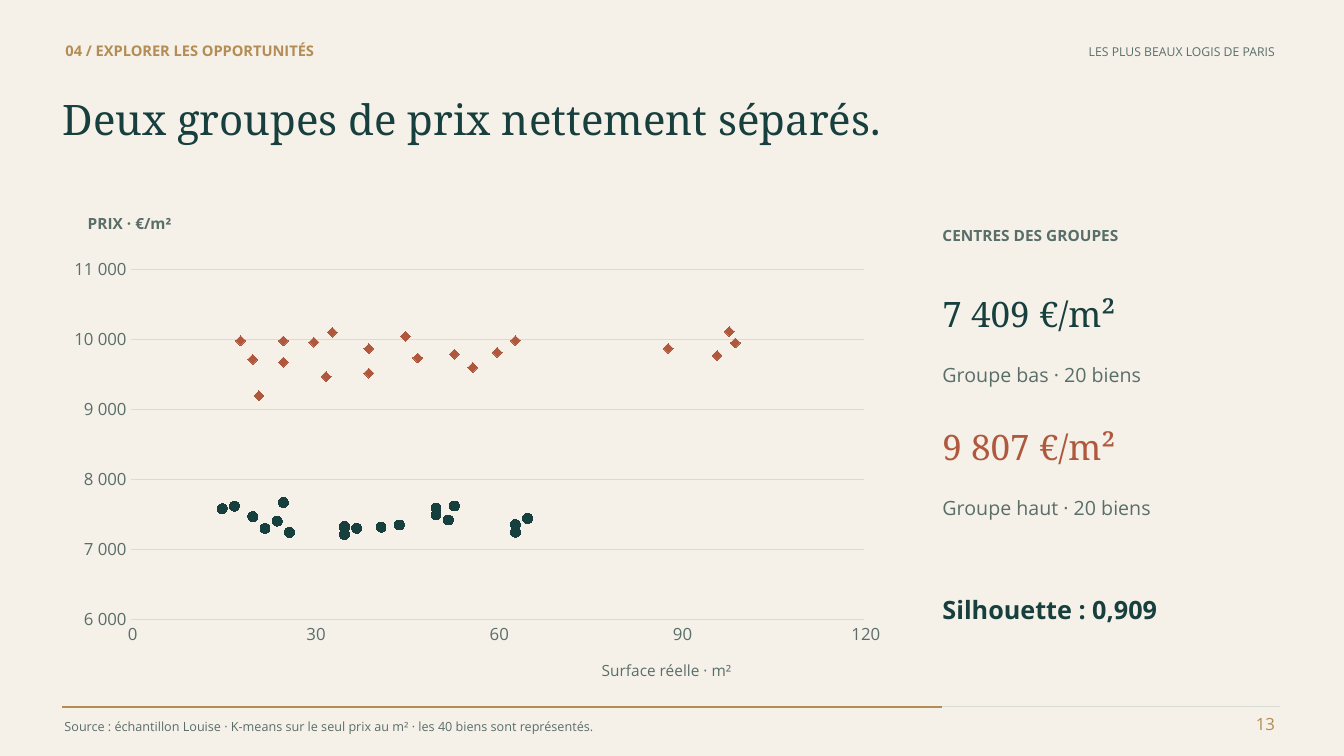
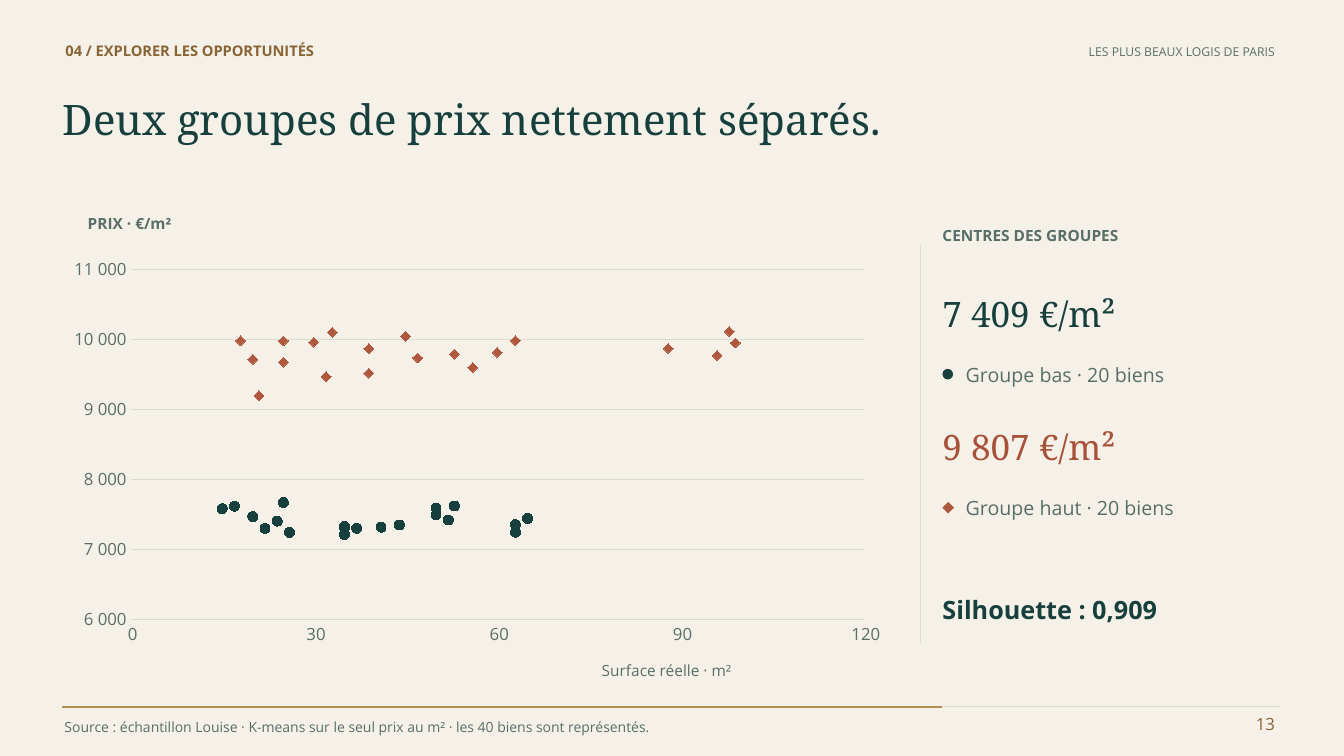
Before and after one commit to steve57000/p8, a slide deck: slide 13 of livrables/Bell_Steve_2_presentation_102026.pptx. Drawn at 1344x756 pixels with LibreOffice and Linux fonts; fonts in the diff are those of the drawing. Boxes give left, top, right and bottom in pixels: in the first picture for what was removed or moved away, otherwise in the second. Text is boxed around its words. In the diff, an @@ line names an element or a change of style, - is before the commit and + after.

```diff
--- a/livrables/Bell_Steve_2_presentation_102026.pptx
+++ b/livrables/Bell_Steve_2_presentation_102026.pptx
@@ text "04 / EXPLORER LES OPPORTUNITÉS" at <box>65,43,314,56</box>: text colour #B38D55 to none @@
@@ line added from (921, 245) to (921, 643), #D7DDD4 0.65 pt @@
@@ ellipse added at <box>943,369,953,379</box>, fill #173F3D @@
@@ text "Groupe bas · 20 biens": place and size @@
-text "Groupe bas · 20 biens" at <box>942,367,1141,387</box>
+text "Groupe bas · 20 biens" at <box>966,367,1164,387</box>
@@ text "Groupe bas · 20 biens" at <box>966,367,1164,387</box>: text colour #596E69 to none @@
@@ diamond added at <box>943,502,955,514</box>, fill #AF583D @@
@@ text "Groupe haut · 20 biens" at <box>966,500,1173,520</box>: text colour #596E69 to none @@
@@ text "Groupe haut · 20 biens": place and size @@
-text "Groupe haut · 20 biens" at <box>942,500,1150,520</box>
+text "Groupe haut · 20 biens" at <box>966,500,1173,520</box>
@@ text "Source : échantillon Louise · ..." at <box>64,721,649,736</box>: size 9 to 10 pt, text colour #596E69 to none @@
@@ text "13" at <box>1256,718,1275,730</box>: text colour #B38D55 to none @@
```
Also in this commit, not shown: 16 other slides changed, 2 other files.
